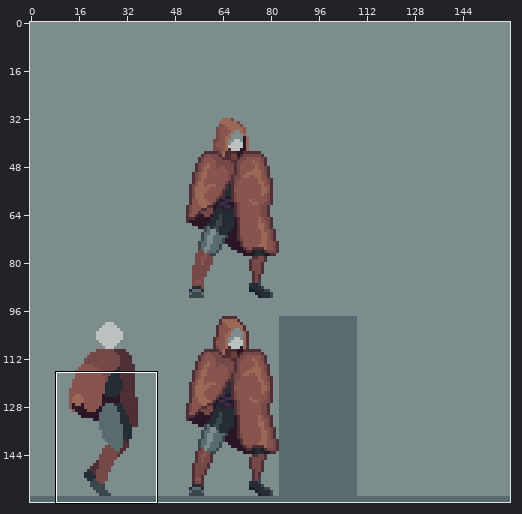
File history of a pixel-art file, Personal_Roberto/ASEPRITE/1. Liora/Liora_Jump.aseprite. The first picture is a wide view before the edit; the outline marks the close-up.
Close-up. Before the commit:
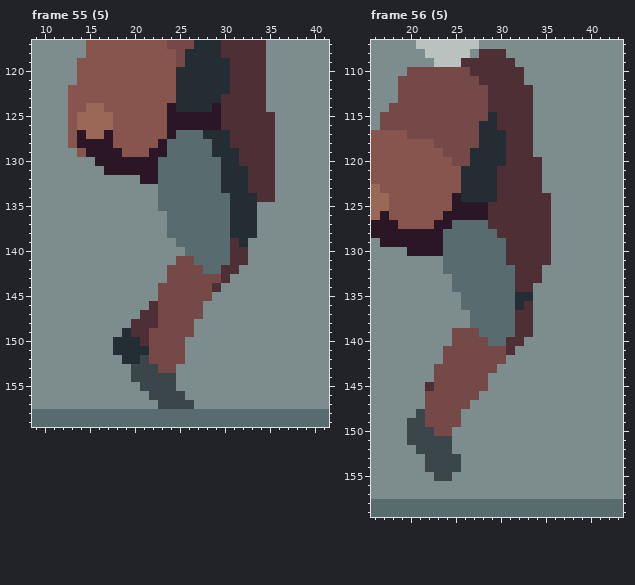
160x160 pixels, 68 frames. Colours within 5 levels of each other are drawn and written as one. Shown: frame 55 (5): x 9..41, y 117..159; frame 56 (5): x 16..43, y 107..159. The commit also changed other frames or places, which this record leaves out.
And afterwards:
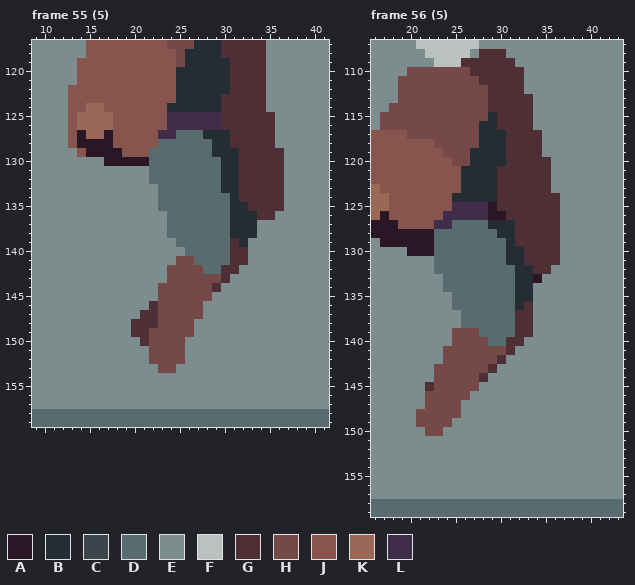
Palette (. is transparent): A #2b1625  B #232d33  C #3a464a  D #586b6f  E #7d8c8c  F #bbc1be  G #4e2f35  H #754947  J #88544e  K #9b6757  L #3f2d49
Diff:
layer "Layer 4" now hidden
layer "Layer 5" added
Changed rows in their new state; - is an unchanged pixel.
Frame 55 (5):
first column x 16:
124 --------B----B-------
125 --------LLLLLL-------
126 --------LLLLLL-------
127 -------LL------------
128 -------D-------------
129 ------DD------------G
130 E-----D-------------G
131 -EEEEED---------G---G
132 -----ED---------G---G
133 ----------------G---G
134 ----------------GG--G
135 -----------------GGGG
136 ------------------GG-
first column x 18:
149 -E-------
150 EEE------
151 EEEE-----
152 -EEE-----
153 --EEE----
154 --EEEEE--
155 ---EEEE--
156 ----EEEE-
157 -----EEEE
Frame 56 (5):
first column x 33:
112 E
first column x 23:
117 -----------G--
118 -----------G--
119 -----------G--
120 ------------G-
121 ------------G-
122 ------------G-
123 ------------G-
124 --B----------G
125 --LLLLA------G
126 -LLLLLAA-----G
127 LL----BBB----G
128 D------BB----G
129 D-------B----G
130 D-------BB---G
131 D-------BB---G
132 D--------BB-G-
133 -D-------BBA--
134 -D-------BB---
135 --D-----------
136 --D-----------
137 ---D----------
138 ---D----------
first column x 20:
142 ----------G
143 ---------G-
144 --------G--
145 --------E--
146 -------E---
147 ------E----
148 -H---------
149 EH---E-----
150 EEH-E------
151 EEEEE------
152 -EEEE------
153 --EEEE-----
154 --EEEE-----
155 ---EE------
